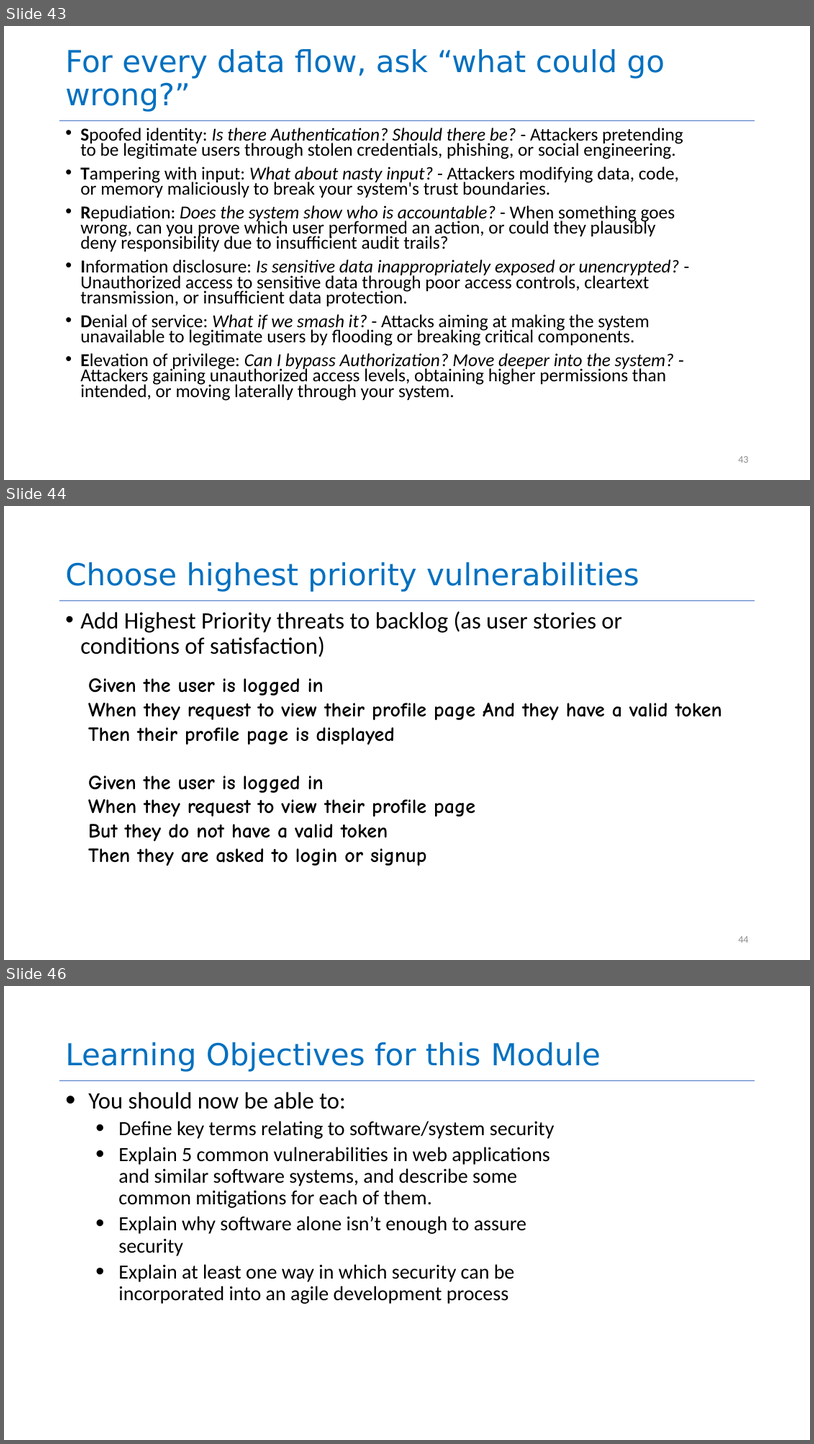
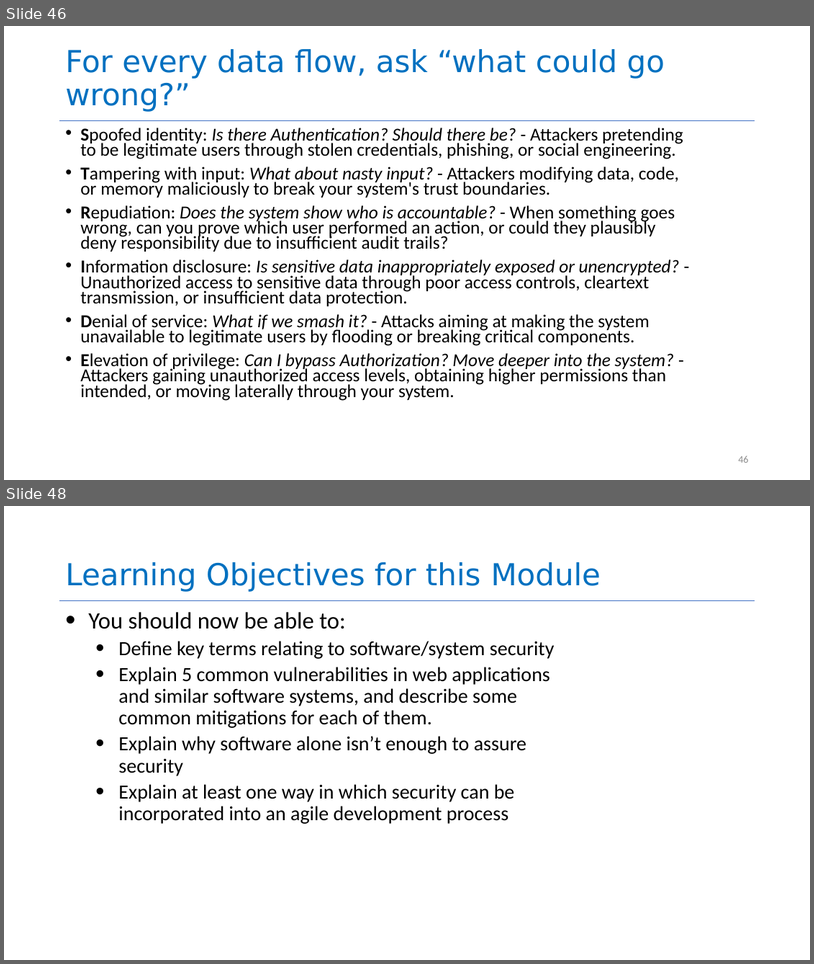
Before and after one commit to SalehKhatri/CS4530-Fall-2026, a slide deck: Slides/Module 13 Security.pptx. Shown one above the other, each under a label of ours: slides 43, 44 and 46 before the commit, slides 46 and 48 after it; the slides between them are not shown. The pictures are 814x1444 and 814x964 pixels, drawn with LibreOffice and Linux fonts; fonts in the diff are those of the drawing. Boxes give left, top, right and bottom in pixels: in the first picture for what was removed or moved away, otherwise in the second. Text is boxed around its words. In the diff, an @@ line names an element or a change of style, - is before the commit and + after.

```diff
--- a/Slides/Module 13 Security.pptx
+++ b/Slides/Module 13 Security.pptx
@@ slide 44 removed at (4,506,810,960), background #FFFFFF; not listed: 1 template element that a slide beside it also shows @@
@@ title removed at (65,562,640,592) @@
-Choose highest priority vulnerabilities
@@ text removed at (80,611,622,657) @@
-• Add Highest Priority threats to backlog (as user stories or conditions of satisfaction)
@@ text removed at (88,678,723,865) @@
-Given the user is logged in
-When they request to view their profile page And they have a valid token
-Then their profile page is displayed
-Given the user is logged in
-When they request to view their profile page
-But they do not have a valid token
-Then they are asked to login or signup
@@ page number removed at (738,936,748,942) @@
-44
@@ what was slide 43 is now slide 46 @@
@@ page number at (738,456,748,462): text changed @@
-43
+46
@@ what was slide 46 is now slide 48 @@
```
Also in this commit, not shown: 2 slides changed, 3 slides added, 1 other file.
